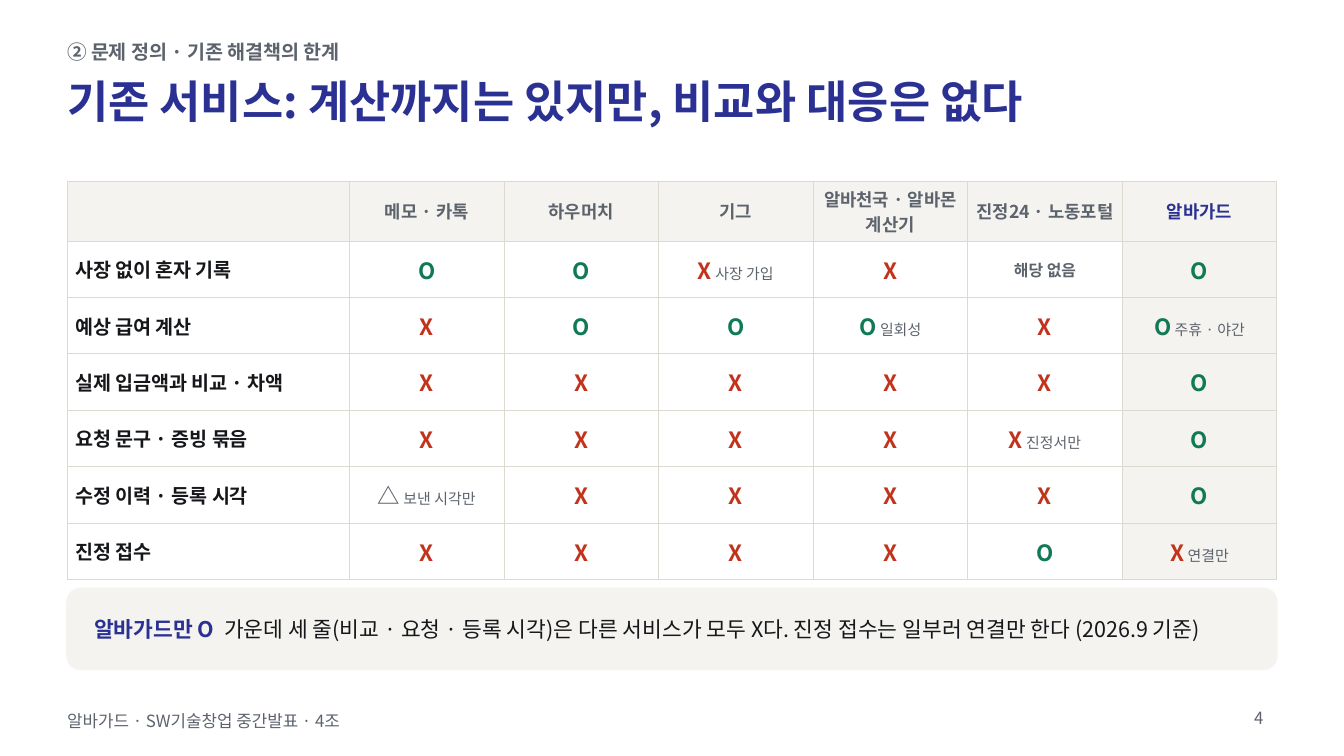
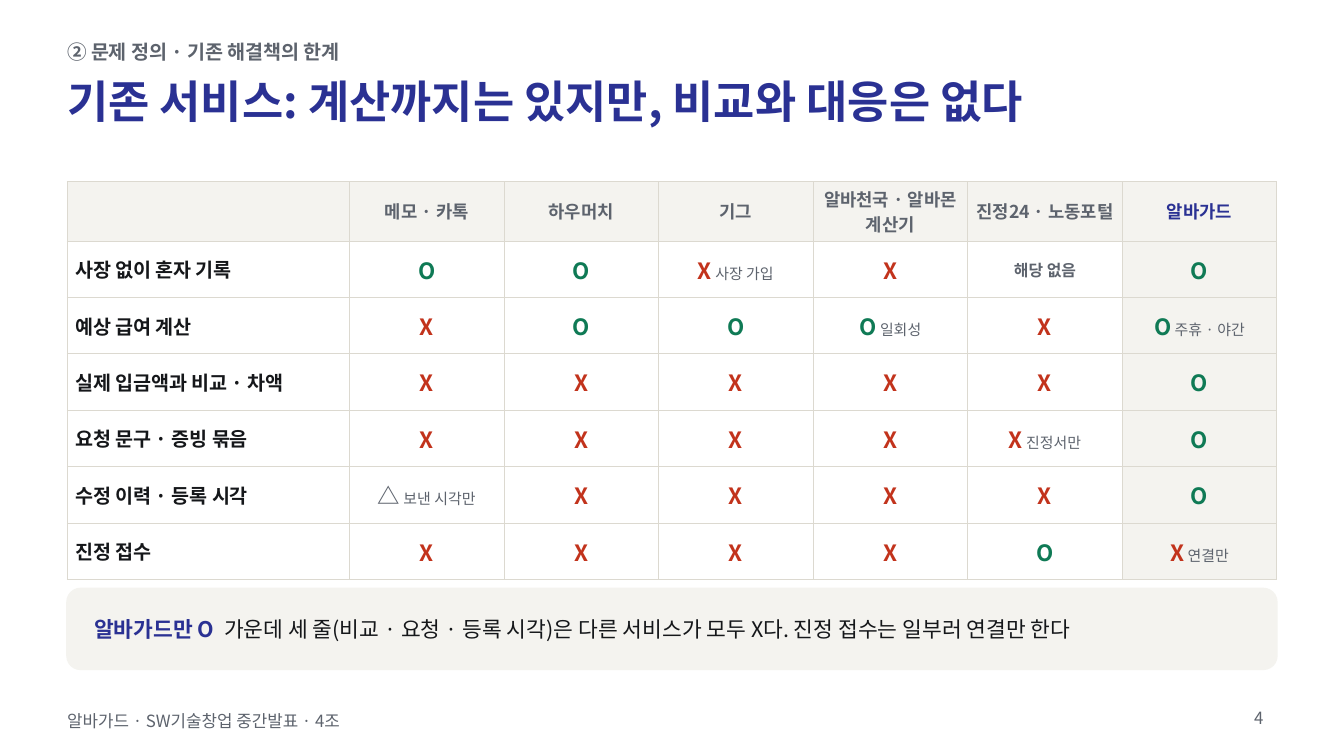
Before and after one commit to jihooni217/albaguard, a slide deck: slide 4 of docs/06_중간발표_PPT.pptx. Drawn at 1344x756 pixels with LibreOffice and Linux fonts; fonts in the diff are those of the drawing. Boxes give left, top, right and bottom in pixels: in the first picture for what was removed or moved away, otherwise in the second. Text is boxed around its words. In the diff, an @@ line names an element or a change of style, - is before the commit and + after.

```diff
--- a/docs/06_중간발표_PPT.pptx
+++ b/docs/06_중간발표_PPT.pptx
@@ text at (94, 619, 1071, 641): text changed @@
-알바가드만 O 가운데 세 줄(비교 · 요청 · 등록 시각)은 다른 서비스가 모두 X다. 진정 접수는 일부러 연결만 한다 (2026.9 기준)
+알바가드만 O 가운데 세 줄(비교 · 요청 · 등록 시각)은 다른 서비스가 모두 X다. 진정 접수는 일부러 연결만 한다
```
Also in this commit, not shown: 1 other file.
